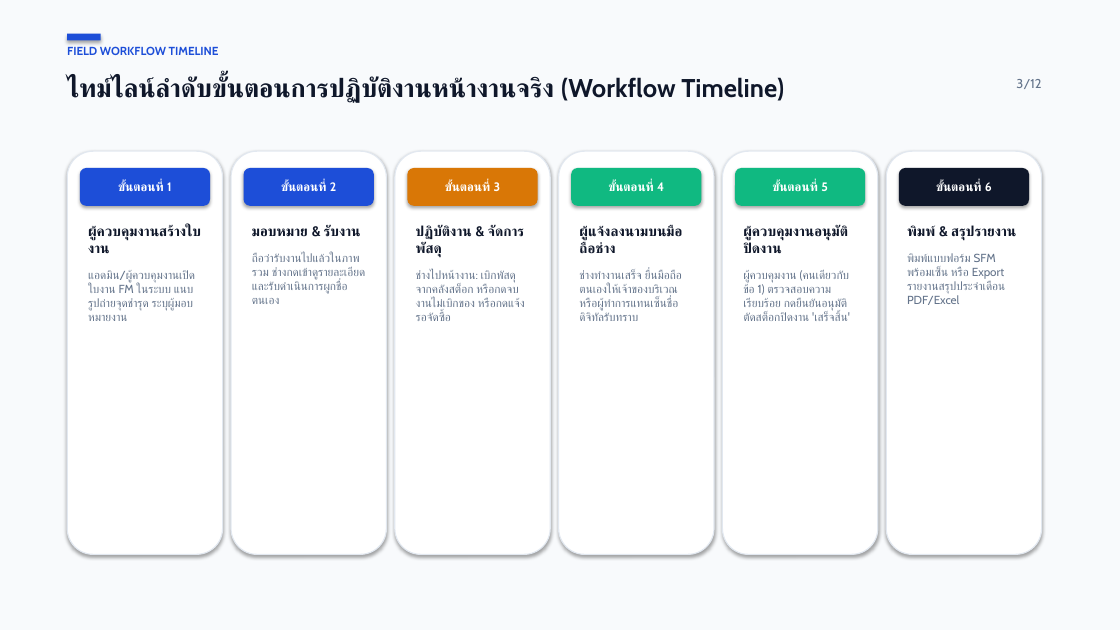
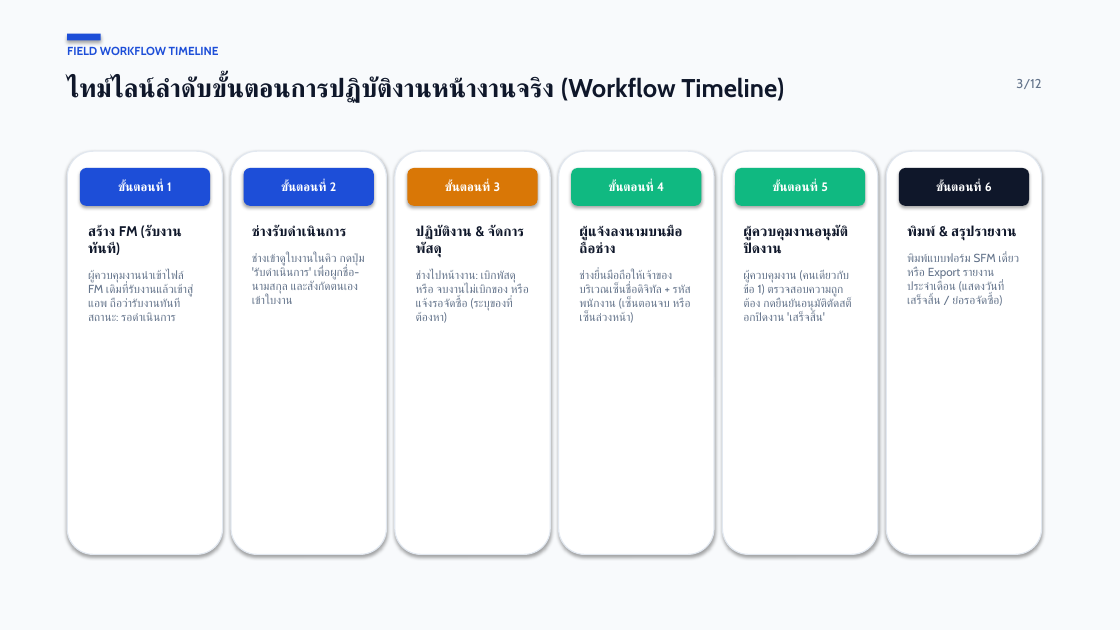
Before and after one commit to maleeart/Stoxy, a slide deck: slide 3 of docs/FM_User_Manual_Presentation.pptx. Drawn at 1120x630 pixels with LibreOffice and Linux fonts; fonts in the diff are those of the drawing. Boxes give left, top, right and bottom in pixels: in the first picture for what was removed or moved away, otherwise in the second. Text is boxed around its words. In the diff, an @@ line names an element or a change of style, - is before the commit and + after.

```diff
--- a/docs/FM_User_Manual_Presentation.pptx
+++ b/docs/FM_User_Manual_Presentation.pptx
@@ text at (x1=88, y1=225, x2=194, y2=321): text changed @@
-ผู้ควบคุมงานสร้างใบงาน
-แอดมิน/ผู้ควบคุมงานเปิดใบงาน FM ในระบบ แนบรูปถ่ายจุดชำรุด ระบุผู้มอบหมายงาน
+สร้าง FM (รับงานทันที)
+ผู้ควบคุมงานนำเข้าไฟล์ FM เดิมที่รับงานแล้วเข้าสู่แอพ ถือว่ารับงานทันที สถานะ: รอดำเนินการ
@@ text at (x1=252, y1=225, x2=364, y2=304): text changed @@
-มอบหมาย & รับงาน
-ถือว่ารับงานไปแล้วในภาพรวม ช่างกดเข้าดูรายละเอียดและรับดำเนินการผูกชื่อตนเอง
+ช่างรับดำเนินการ
+ช่างเข้าดูใบงานในคิว กดปุ่ม 'รับดำเนินการ' เพื่อผูกชื่อ-นามสกุล และสังกัดตนเองเข้าใบงาน
@@ text at (x1=907, y1=253, x2=1019, y2=306): text changed @@
-พิมพ์แบบฟอร์ม SFM พร้อมเซ็น หรือ Export รายงานสรุปประจำเดือน PDF/Excel
+พิมพ์แบบฟอร์ม SFM เดี่ยว หรือ Export รายงานประจำเดือน (แสดงวันที่เสร็จสิ้น / ย่อรอจัดซื้อ)
@@ text at (x1=416, y1=270, x2=529, y2=323): text changed @@
-ช่างไปหน้างาน: เบิกพัสดุจากคลังสต็อก หรือกดจบงานไม่เบิกของ หรือกดแจ้งรอจัดซื้อ
+ช่างไปหน้างาน: เบิกพัสดุ หรือ จบงานไม่เบิกของ หรือ แจ้งรอจัดซื้อ (ระบุของที่ต้องหา)
@@ text at (x1=579, y1=270, x2=691, y2=323): text changed @@
-ช่างทำงานเสร็จ ยื่นมือถือตนเองให้เจ้าของบริเวณหรือผู้ทำการแทนเซ็นชื่อดิจิทัลรับทราบ
+ช่างยื่นมือถือให้เจ้าของบริเวณเซ็นชื่อดิจิทัล + รหัสพนักงาน (เซ็นตอนจบ หรือเซ็นล่วงหน้า)
@@ text at (x1=743, y1=270, x2=852, y2=321): text changed @@
-ผู้ควบคุมงาน (คนเดียวกับข้อ 1) ตรวจสอบความเรียบร้อย กดยืนยันอนุมัติตัดสต็อกปิดงาน 'เสร็จสิ้น'
+ผู้ควบคุมงาน (คนเดียวกับข้อ 1) ตรวจสอบความถูกต้อง กดยืนยันอนุมัติตัดสต็อกปิดงาน 'เสร็จสิ้น'
```
Also in this commit, not shown: 6 other slides changed, 1 slide added, 1 slide removed, 6 other files.
